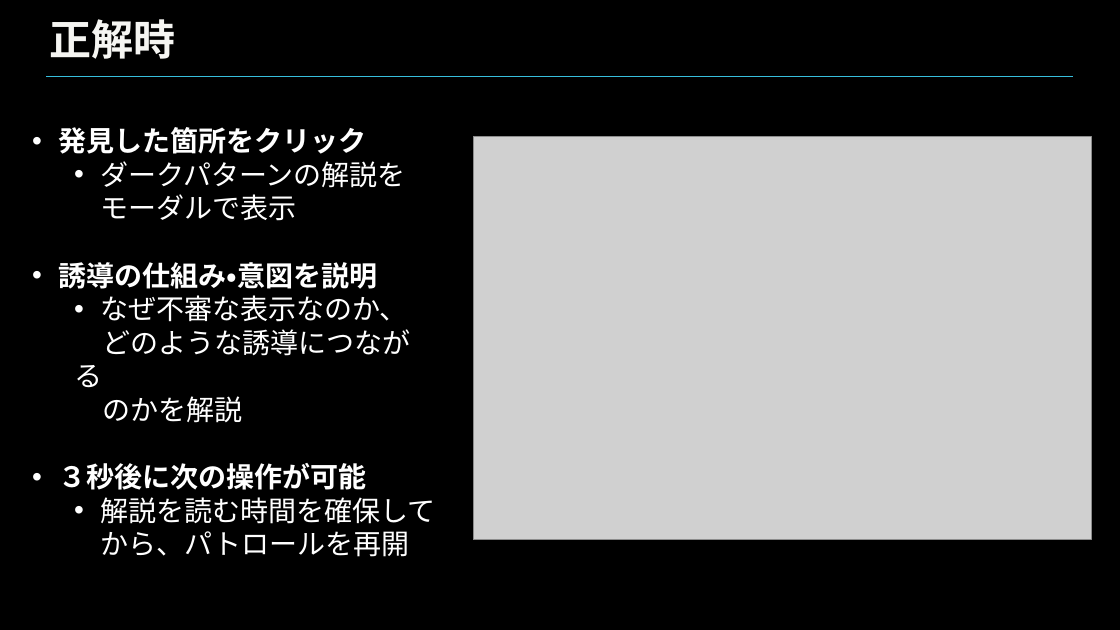
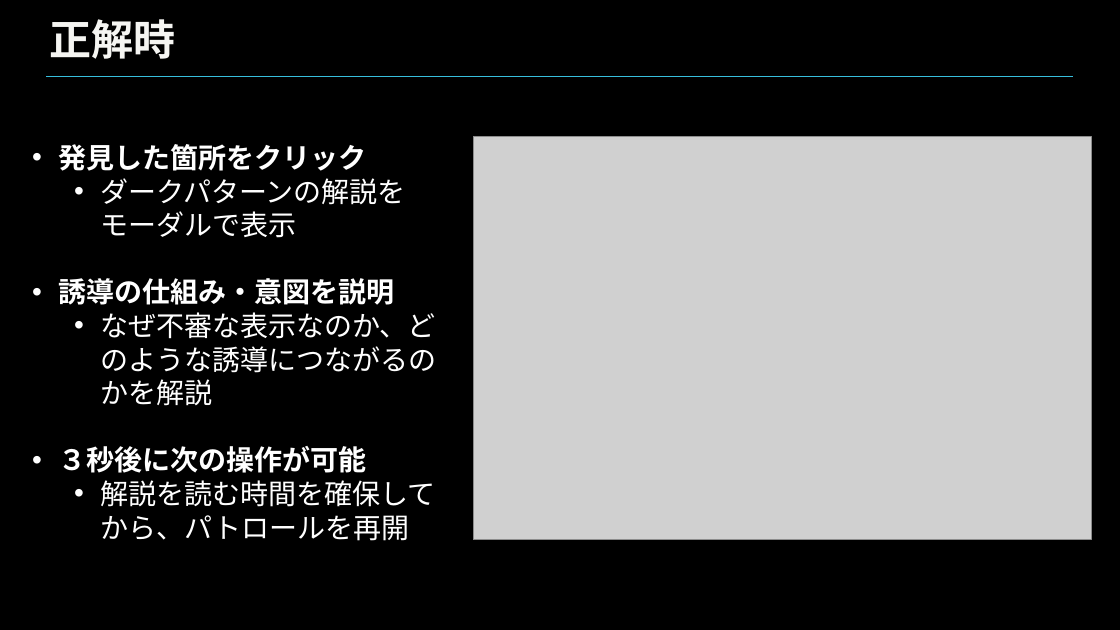
Before and after one commit to nishinekoma/graduate-school, a slide deck: slide 9 of 自身の研究/大学院での研究/学会/HCD/本番/1129HCD発表資料.pptx. Drawn at 1120x630 pixels with LibreOffice and Linux fonts; fonts in the diff are those of the drawing; grey boxes stand for pictures; background and template pictures are left out. Boxes give left, top, right and bottom in pixels: in the first picture for what was removed or moved away, otherwise in the second. Text is boxed around its words. In the diff, an @@ line names an element or a change of style, - is before the commit and + after.

```diff
--- a/自身の研究/大学院での研究/学会/HCD/本番/1129HCD発表資料.pptx
+++ b/自身の研究/大学院での研究/学会/HCD/本番/1129HCD発表資料.pptx
@@ text "発見した箇所をクリック" moved from (x1=58, y1=127, x2=435, y2=557) to (x1=58, y1=144, x2=436, y2=541) @@
@@ text at (x1=58, y1=144, x2=435, y2=541): font Cabin to Noto Sans CJK JP in "発見した箇所をクリック", "ダークパターンの解説をモーダルで表示", "誘導の仕組み・意図を説明", "３秒後に次の操作が可能" and 1 more places @@
@@ text at (x1=100, y1=312, x2=436, y2=406): text changed; font Cabin to Noto Sans CJK JP @@
-  • なぜ不審な表示なのか、
-  どのような誘導につながる
-  のかを解説
+  • なぜ不審な表示なのか、どのような誘導につながるのかを解説
```
Also in this commit, not shown: 14 other slides changed, 1 other file.
